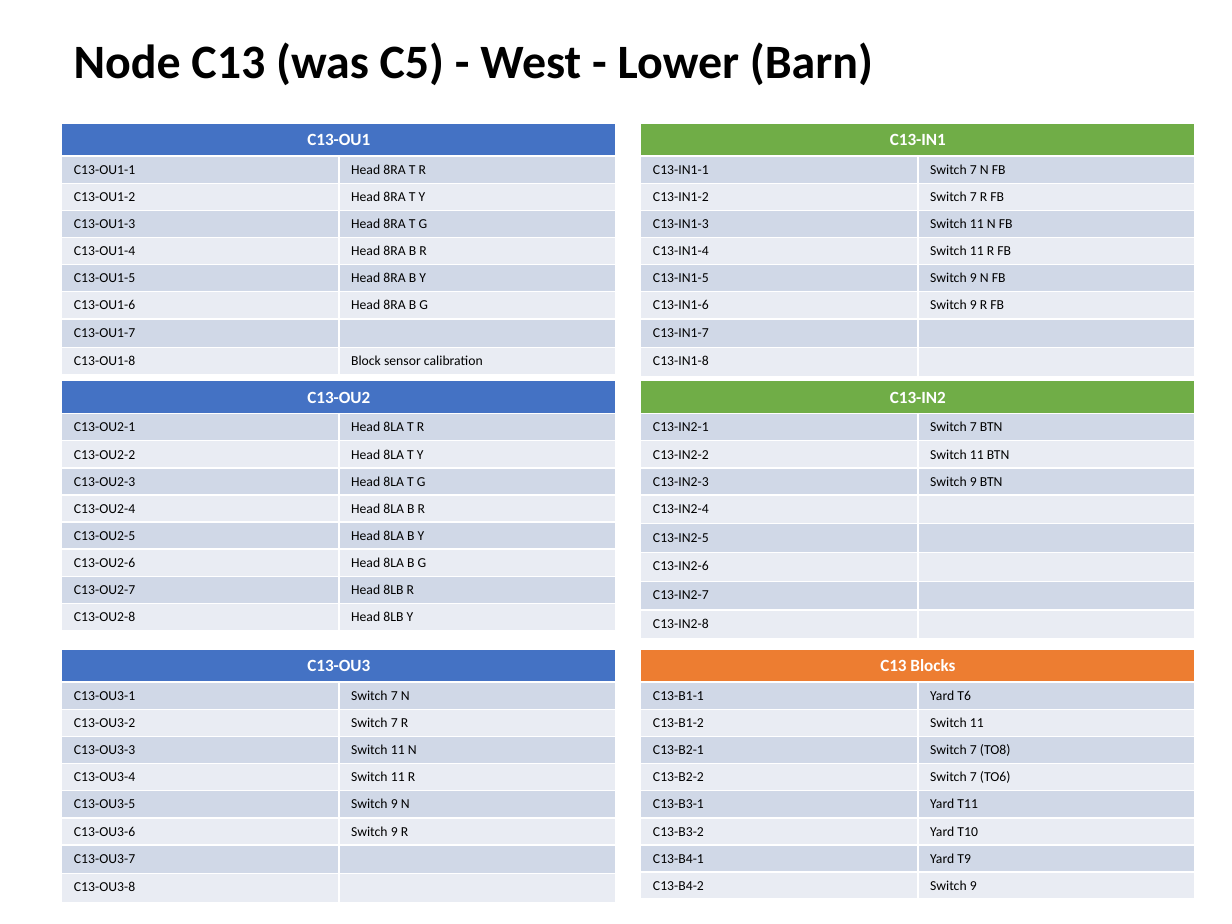
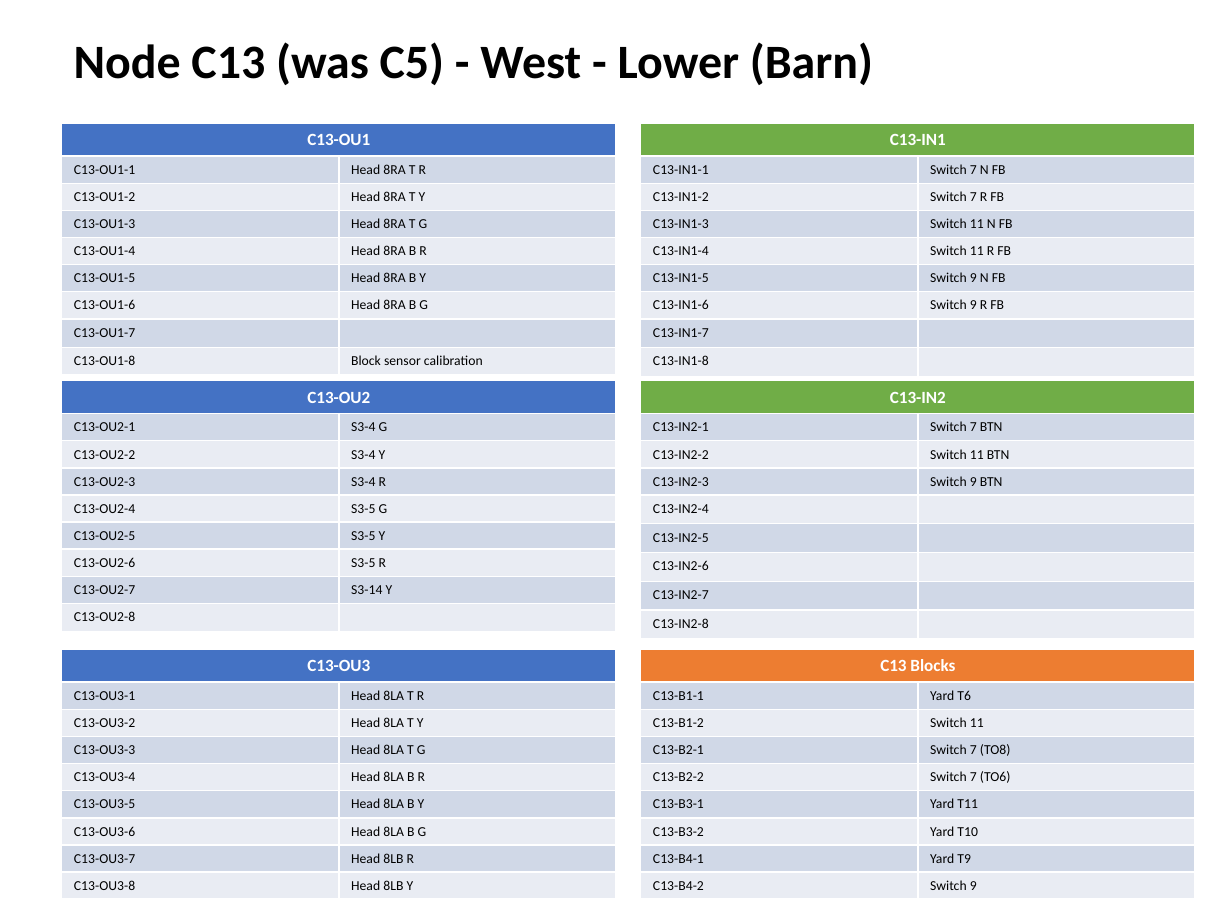
Before and after one commit to lnevo/hart, a slide deck: slide 9 of docs/wiring/Wiring_Schematic.pptx. Drawn at 1232x924 pixels with LibreOffice and Linux fonts; fonts in the diff are those of the drawing. Boxes give left, top, right and bottom in pixels: in the first picture for what was removed or moved away, otherwise in the second. Text is boxed around its words. In the diff, an @@ line names an element or a change of style, - is before the commit and + after.

```diff
--- a/docs/wiring/Wiring_Schematic.pptx
+++ b/docs/wiring/Wiring_Schematic.pptx
@@ table at [62, 381, 616, 625] @@
-row 2, column 2: Head 8LA T R
+row 2, column 2: S3-4 G
-row 3, column 2: Head 8LA T Y
+row 3, column 2: S3-4 Y
-row 4, column 2: Head 8LA T G
+row 4, column 2: S3-4 R
-row 5, column 2: Head 8LA B R
+row 5, column 2: S3-5 G
-row 6, column 2: Head 8LA B Y
+row 6, column 2: S3-5 Y
-row 7, column 2: Head 8LA B G
+row 7, column 2: S3-5 R
-row 8, column 2: Head 8LB R
+row 8, column 2: S3-14 Y
-row 9, column 2: Head 8LB Y
+row 9, column 2: 
@@ table at [62, 649, 616, 894] @@
-row 2, column 2: Switch 7 N
+row 2, column 2: Head 8LA T R
-row 3, column 2: Switch 7 R
+row 3, column 2: Head 8LA T Y
-row 4, column 2: Switch 11 N
+row 4, column 2: Head 8LA T G
-row 5, column 2: Switch 11 R
+row 5, column 2: Head 8LA B R
-row 6, column 2: Switch 9 N
+row 6, column 2: Head 8LA B Y
-row 7, column 2: Switch 9 R
+row 7, column 2: Head 8LA B G
-row 8, column 2: 
+row 8, column 2: Head 8LB R
-row 9, column 2: 
+row 9, column 2: Head 8LB Y
```
Also in this commit, not shown: 2 other slides changed.
